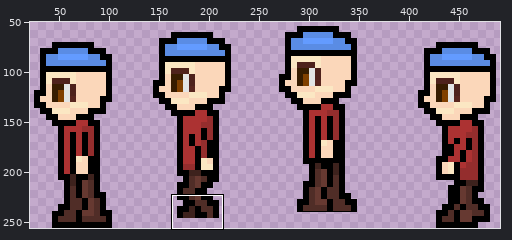
Edited in one commit: sprite sheet (SpriteJeux/hoomansideleft.png). The picture above shows the old version from afar; the outline marks the close-up.
Close-up. As it was:
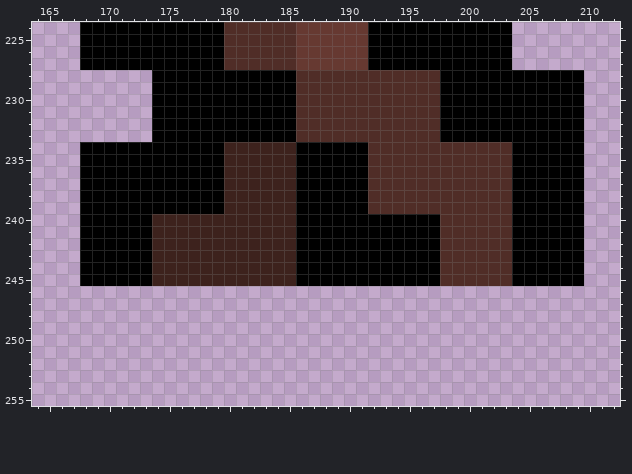
The file is 512x256 pixels. Shown: x 164..212, y 224..255. The old version is drawn lined up with the new one. The wide view leaves out empty margins. The commit also changed other parts of the picture, which this record leaves out.
The same view after the edit:
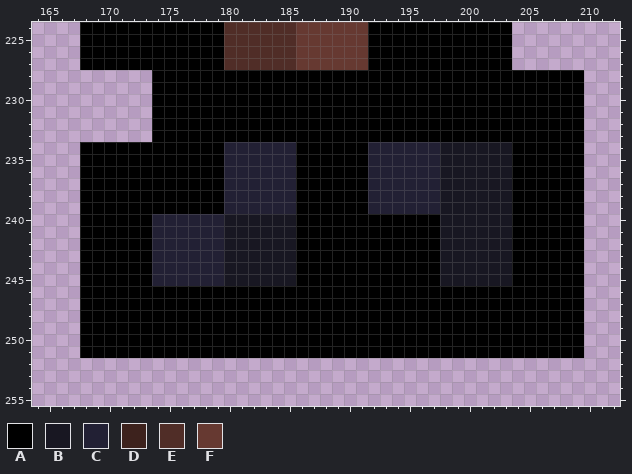
Palette (. is transparent): A #000000  B #181722  C #222034  D #3d221d  E #502d27  F #663931
The exact change:
drawings rearranged on the sheet (the old picture shows each at its new place)
y 228..233: x 186..197 EEEEEEEEEEEE -> AAAAAAAAAAAA
y 234..239: x 180..185 DDDDDD -> CCCCCC; x 192..203 EEEEEEEEEEEE -> CCCCCCBBBBBB
y 240..245: x 174..185 DDDDDDDDDDDD -> CCCCCCBBBBBB; x 198..203 EEEEEE -> BBBBBB
y 246..251: x 168..209 .......................................... -> AAAAAAAAAAAAAAAAAAAAAAAAAAAAAAAAAAAAAAAAAA
Changed places in both close-ups, as pixel boxes (x1, y1, x2, y2):
changed: (80, 70, 584, 358)
